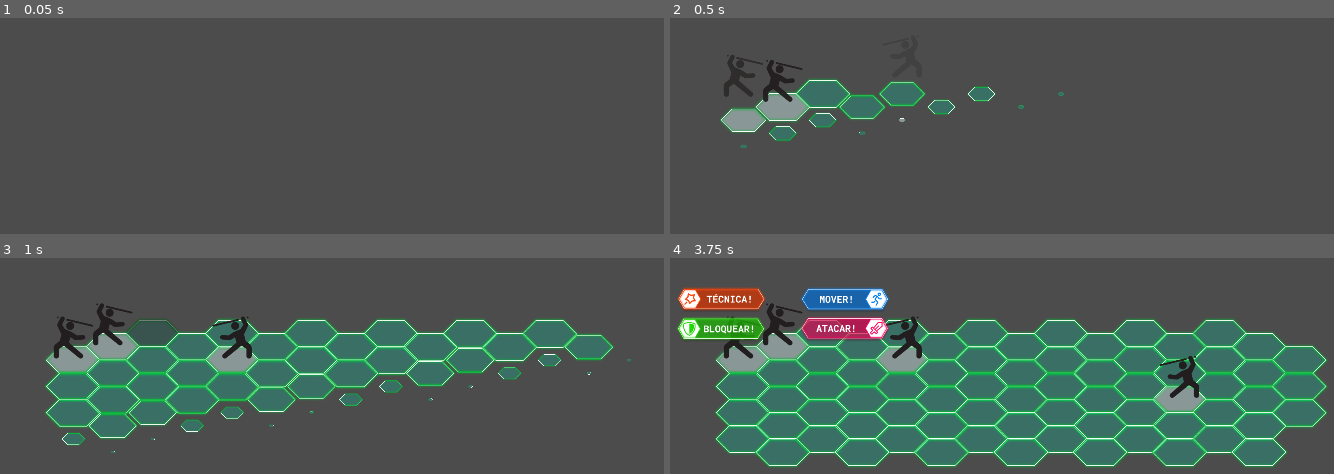
Above: before the commit, frames 1-4 (two rows, left to right).
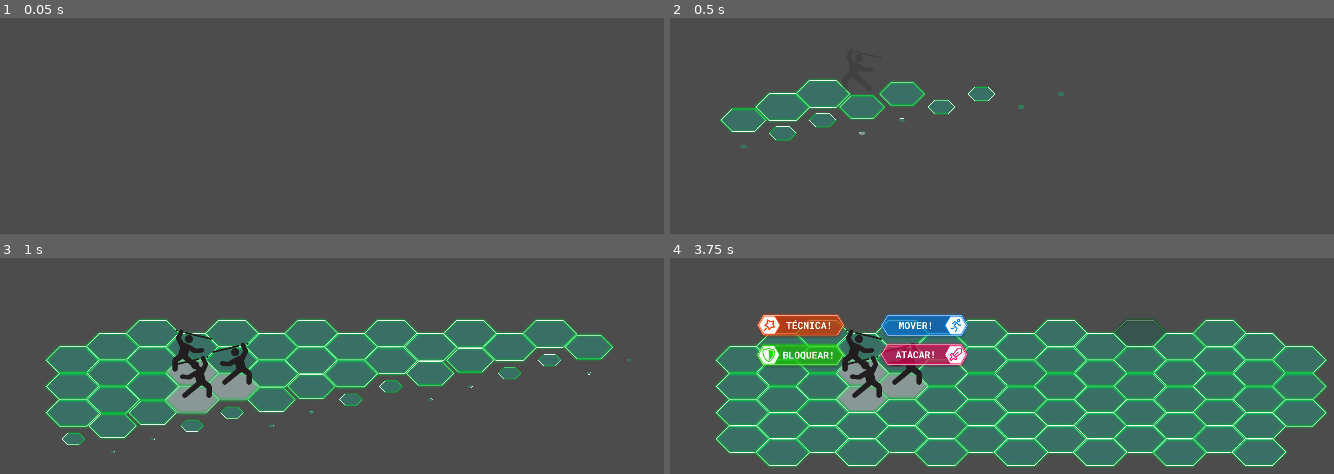
Above: after the commit, the same moments.

Repository: eduregis/hexachronos
Game: Godot game, scene res://View/Scenes/Scene1.tscn
Two runs of this game, one before a commit and one after it. Both use one fixed random seed, a clock stepped at 60 frames per second and the inputs below.
Inputs (mouse positions are in pixels of both pictures, inside the frame that each line leads up to):
- Up to frame 1 (0.05 s): no input
- Up to frame 2 (0.5 s): no input
- Up to frame 3 (1 s): tap Enter (ui_accept) at 0.5, 0.77 s; move the mouse to (152, 333) at 0.52 s; hold Right (ui_right) from 0.53 s (still down); click (152, 333) at 0.67 s
- Up to frame 4 (3.75 s): move the mouse to (902, 333) at 1.27 s; release Right (ui_right) at 1.28 s; click (902, 333) at 1.42 s; tap Enter (ui_accept) at 1.52, 2.75, 3.02, 3.5 s; move the mouse to (982, 333) at 2.02 s; hold Right (ui_right) 2.03-3.53 s; click (982, 333) at 2.17 s; move the mouse to (1061, 333) at 2.77 s; click (1061, 333) at 2.92 s; move the mouse to (1141, 333) at 3.52 s; click (1141, 333) at 3.67 s

Frame 1 is identical in both runs. In frame 2, 2.0% of the frame differs, in the area x 7-36%, y 17-55%; in frame 3, 6.4%; in frame 4, 15%, in the area x 1-81%, y 13-73%.

Commit message:
testing tecnical damage

Diff:
--- a/Controller/Scenes/BasicScene.gd
+++ b/Controller/Scenes/BasicScene.gd
@@ -31,7 +31,7 @@
 
 func _process(delta):
 	if Input.is_action_just_pressed("ui_right") && characters.size() > 0:
-		print(characters[0].hp, " , ",characters[1].hp , " , ", characters[2].hp , " , ",characters[3].hp)
+		print(characters[0].attack, " , ",characters[0].defense)
 
 	if is_combat:
 		if allies == 0 || foes == 0:
@@ -333,15 +333,15 @@
 
 func skill_range_on(char_position, skill_range):
 	var skill_paths = pathfinder(char_position, skill_range, false)
-	print(skill_paths.size())
-	for path in skill_paths:
-		tile_map[path.y][path.x].skill_tile(-1)
+	if(skill_range > 0):
+		for path in skill_paths:
+			tile_map[path.y][path.x].skill_tile(-1)
 
 func skill_range_off(char_position, skill_range):
 	var skill_paths = pathfinder(char_position, skill_range, false)
-	print(skill_paths.size())
-	for path in skill_paths:
-		tile_map[path.y][path.x].remove_path()
+	if(skill_range > 0):
+		for path in skill_paths:
+			tile_map[path.y][path.x].remove_path()
 
 func pathfinder(tile_index, char_range, ignore_occupied_path):
 	var paths = []
--- a/Controller/Scenes/Scene1.gd
+++ b/Controller/Scenes/Scene1.gd
@@ -12,10 +12,10 @@
 
 #	GERAR TILEMAP
 	load_tilemap("0001")
-	set_ally("Mechanic", 0, 1)
-	set_ally("Sniper", 0, 2)
-	set_foe("Foe", 2, 2)
-	set_foe("Foe", 5, 5)
+	set_ally("Hammer", 1, 3)
+#	set_ally("Sniper", 0, 2)
+	set_foe("Foe", 2, 4)
+	set_foe("Foe", 1, 5)
 	start_combat()
 
 #	SEQUENCIA DE DIALOGOS
--- a/Controller/Scenes/SceneWithSkills.gd
+++ b/Controller/Scenes/SceneWithSkills.gd
@@ -12,7 +12,7 @@
 					for path in effect_zone:
 						for character in characters:
 							if character.index == path && character.team == "ally":
-								var buff = Buff.new(3, "attack", 1.2)
+								var buff = Buff.new(3, "attack", characters[turn_order_index].tecnical/6)
 								character.buff_active(buff)
 								character.buffs.append(buff)
 					var tauntUp = Buff.new(3, "taunt", 2)
@@ -25,13 +25,14 @@
 					for path in effect_zone:
 						for character in characters:
 							if character.index == path && (character.team != characters[turn_order_index].team) && (character.defeated == false):
-								character.take_damage(characters[turn_order_index])
+								character.take_tecnical_damage(characters[turn_order_index])
+					characters[turn_order_index].dismiss_skill_menu()
 					next_turn()
 			pass
 		"self":
 			match skill_info["name"]:
 				"berserk_mode":
-					var berserkMode = Buff.new(3, "berserk", 1.5)
+					var berserkMode = Buff.new(3, "berserk", 2*characters[turn_order_index].tecnical/6)
 					characters[turn_order_index].buff_active(berserkMode)
 					characters[turn_order_index].buffs.append(berserkMode)
 					characters[turn_order_index].dismiss_skill_menu()
@@ -54,8 +55,7 @@
 			for character in characters:
 				if character.index == tile_index && character.team == characters[turn_order_index].team && character.defeated == true:
 					character.defeated = false
-					character.hp = int(character.hp_max/2)
-					print("funcionou")
+					character.hp = int(character.tecnical)
 					yield(get_tree().create_timer(1.0), "timeout")
 					clean_paths()
 					next_turn_stage()
--- a/Database/hexachronosCharacters.json
+++ b/Database/hexachronosCharacters.json
@@ -66,7 +66,7 @@
                 {
                     "name": "berserk_mode",
                     "type": "self",
-                    "range": 1
+                    "range": 0
                 }
             ]
         },
